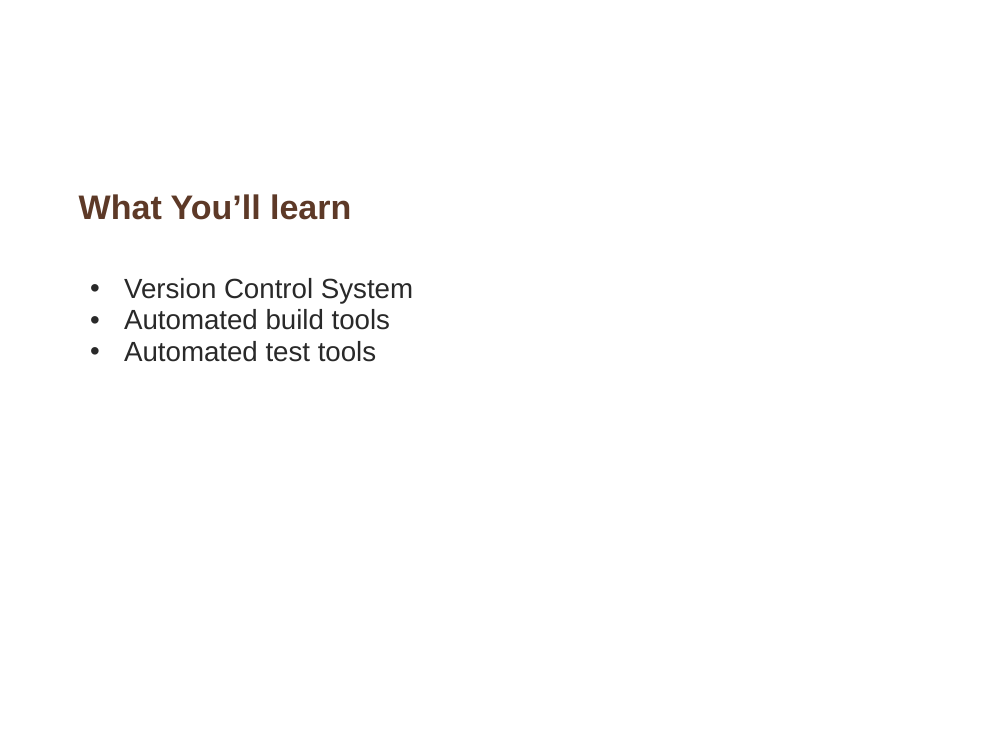
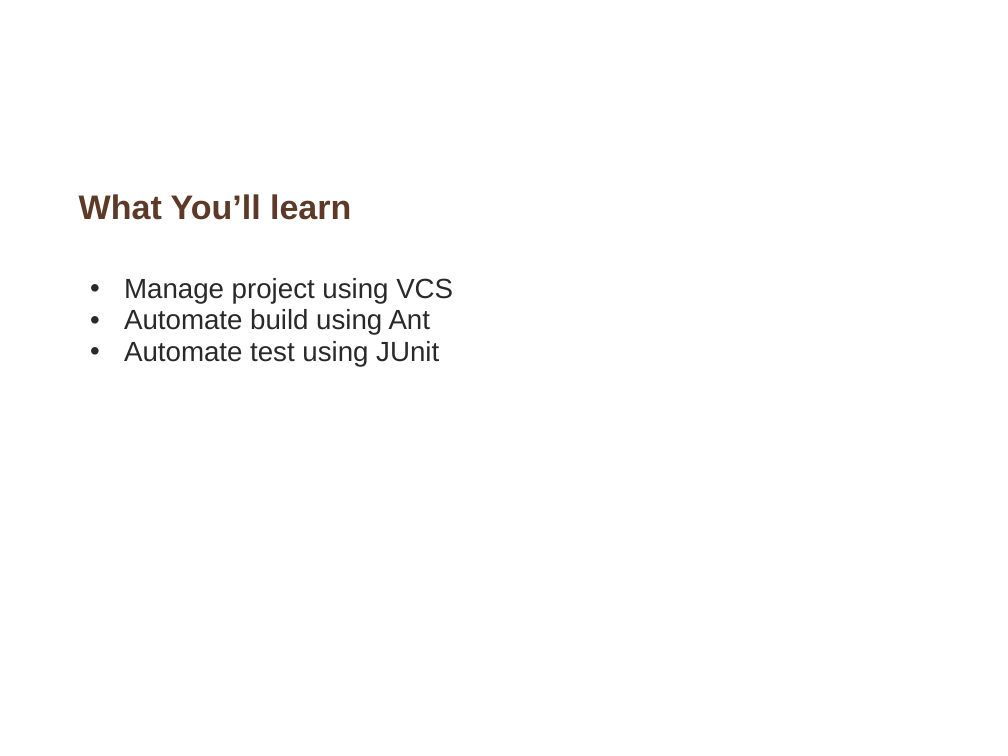
Before and after one commit to whimet/cruisetraining, a slide deck: slide 2 of Preparation_For_CI_And_Cruise_Installation.ppt. Drawn at 1008x756 pixels with LibreOffice and Linux fonts; fonts in the diff are those of the drawing; background and template pictures are left out. Boxes give left, top, right and bottom in pixels: in the first picture for what was removed or moved away, otherwise in the second. Text is boxed around its words. In the diff, an @@ line names an element or a change of style, - is before the commit and + after.

```diff
--- a/Preparation_For_CI_And_Cruise_Installation.ppt
+++ b/Preparation_For_CI_And_Cruise_Installation.ppt
@@ text at [124, 278, 453, 366]: text changed @@
-  • Version Control System
-  • Automated build tools
-  • Automated test tools
+  • Manage project using VCS
+  • Automate build using Ant
+  • Automate test using JUnit
```
Also in this commit, not shown: 3 other slides changed, 2 slides added, 1 other file.
